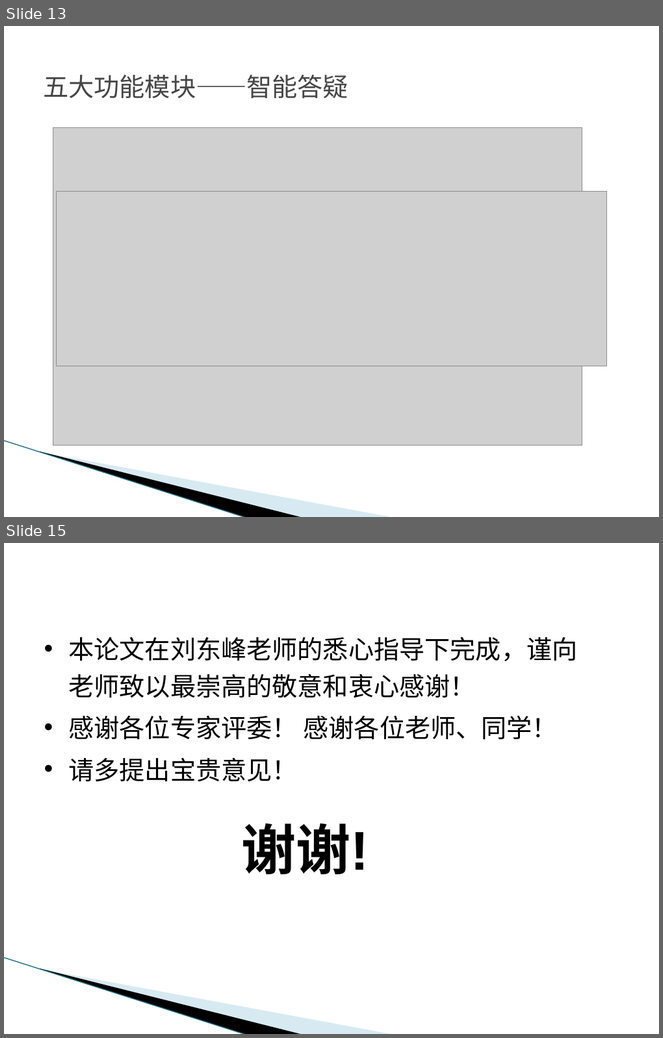
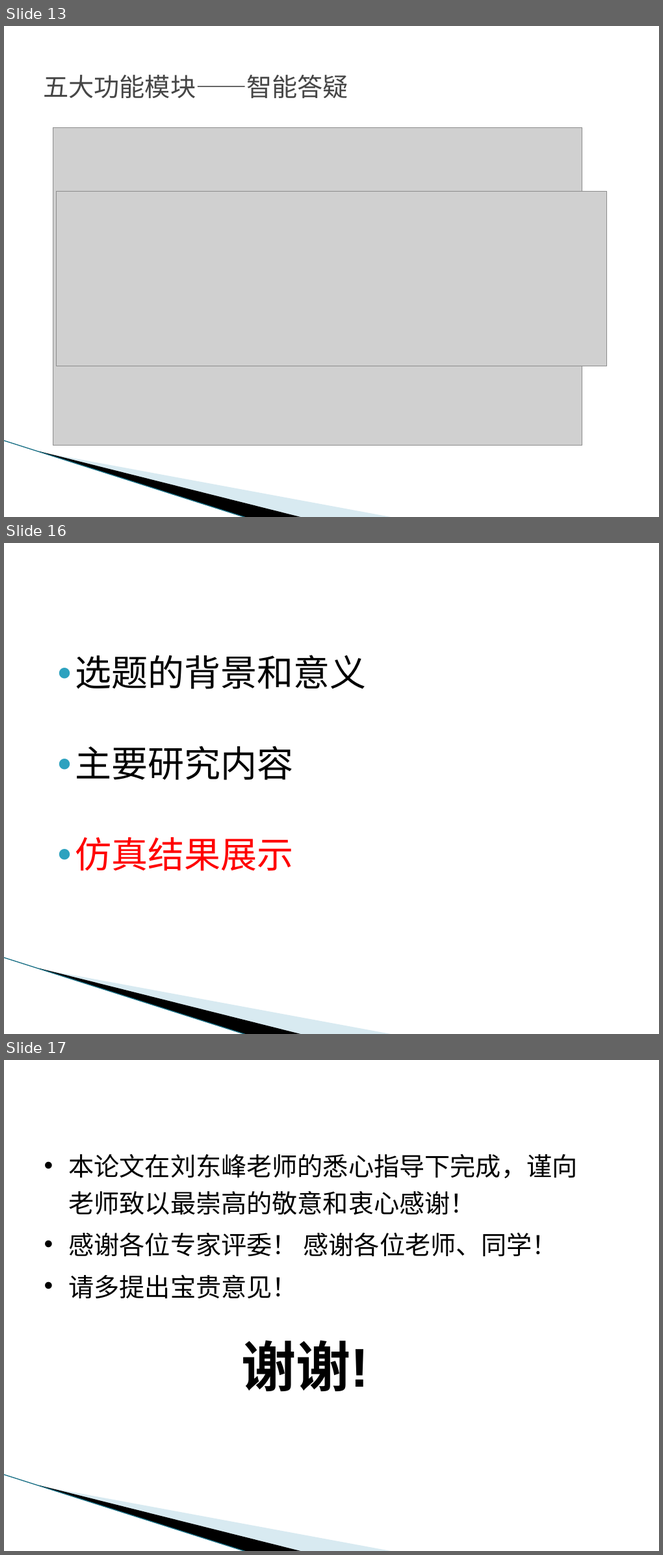
Before and after one commit to zxy15914507674/bishe, a slide deck: 张祥裕答辩PPT.pptx. Shown one above the other, each under a label of ours: slides 13 and 15 before the commit, slides 13, 16 and 17 after it; the slides between them are not shown. The pictures are 663x1038 and 663x1555 pixels, drawn with LibreOffice and Linux fonts; fonts in the diff are those of the drawing; grey boxes stand for pictures; background and template pictures are left out. Boxes give left, top, right and bottom in pixels: in the first picture for what was removed or moved away, otherwise in the second. Text is boxed around its words. In the diff, an @@ line names an element or a change of style, - is before the commit and + after.

```diff
--- a/张祥裕答辩PPT.pptx
+++ b/张祥裕答辩PPT.pptx
@@ slide 16 added at bbox=[4, 543, 659, 1034], background #FFFFFF; not listed: 3 template elements that a slide beside it also shows @@
@@ text added at bbox=[76, 655, 367, 871], 40 pt, text #000000 @@
+● 选题的背景和意义
+● 主要研究内容
+● 仿真结果展示
@@ what was slide 15 is now slide 17 @@
```
Also in this commit, not shown: 1 slide changed, 1 other slide added.
